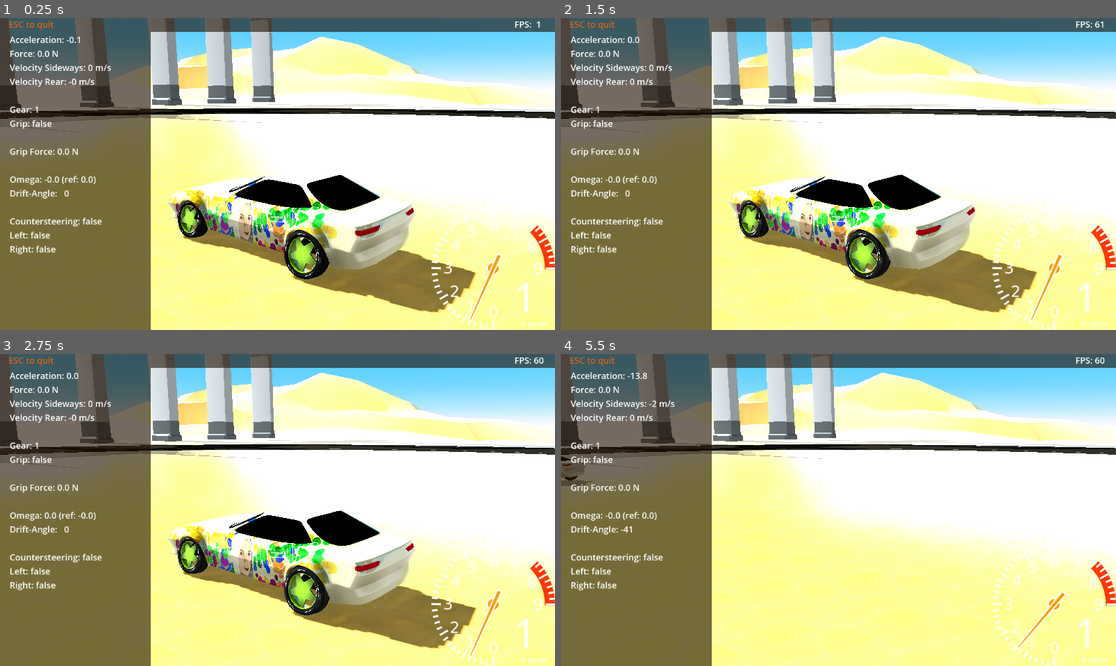
Above: before the commit, frames 1-4 (two rows, left to right).
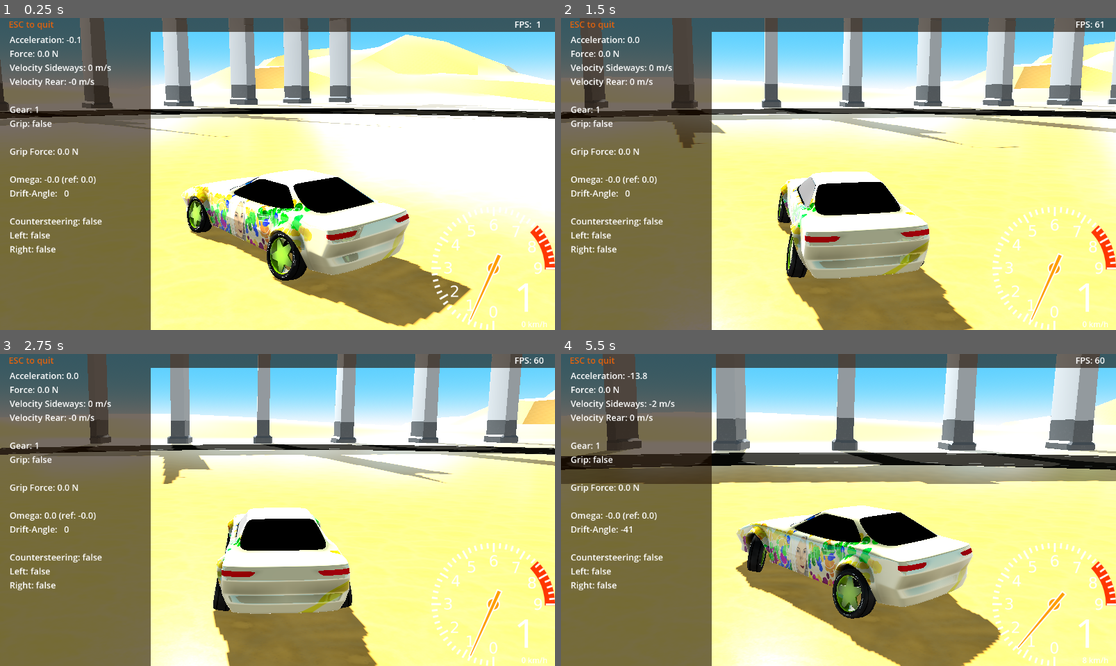
Above: after the commit, the same moments.

Repository: tomaga-dev/DriftCarG4
Game: Godot game, scene res://Scenes/Start.tscn
Two runs of this game, one before a commit and one after it. Both use one fixed random seed, a clock stepped at 60 frames per second and the inputs below.
Inputs:
- Up to frame 1 (0.25 s): no input
- Up to frame 2 (1.5 s): hold Right (controller_right) 0.53-1.28 s; hold Down (controller_brake) from 1.28 s (still down)
- Up to frame 3 (2.75 s): release Down (controller_brake) at 2.03 s; hold Right (controller_right) from 2.03 s (still down)
- Up to frame 4 (5.5 s): release Right (controller_right) at 2.78 s; hold Up (controller_accelerate) 2.78-3.53 s; hold Left (controller_left) 3.53-5.03 s; hold Down (controller_brake) from 5.03 s (still down)

The runs differ from the first frame. In frame 1, 29% of the frame differs, in the area x 0-100%, y 0-100%; in frame 2, 55%; in frame 3, 52%; in frame 4, 59%.
Error before the commit: Invalid access to property or key 'car' on a base object of type 'null instance'. (res://Scenes/Camera.gd:17)

Commit message:
New camera mode
In race mode the camera rotation follows the rotation of the vehicle,
otherwise the direction of the camera points to the direction the
vehicle is moving, which might be sideways.

Diff:
--- a/Drift Car/Scenes/Camera.gd
+++ b/Drift Car/Scenes/Camera.gd
@@ -1,26 +1,29 @@
 extends Camera3D
 
-@export var player_node: NodePath
+@export var vehicle_node: NodePath
 @export var first_person: bool = false
 @export var third_person: bool = true
+@export var race_mode: bool = true
 @export var damping: float = 1
 
-var player: Node
 var target: Node3D
 var vehicle_controller: VehicleController
 var distance_measured: Vector3
 var distance_magnitude: float
 var x_rotation: Quaternion
+var y_rotation: Quaternion
+var z_rotation: Quaternion
 
 func _ready():
-	player = get_node(player_node)
-	vehicle_controller = player.car
+	vehicle_controller = get_node(vehicle_node)
 	target = vehicle_controller.get_node("CameraTarget")
 	vehicle_controller.visible = !first_person
 	distance_measured = target.global_transform.origin - global_transform.origin
 	distance_magnitude = distance_measured.length()
 	var euler: Vector3 = Quaternion(transform.basis).get_euler()
 	x_rotation = Quaternion(Vector3.RIGHT, euler.x)
+	y_rotation = Quaternion(Vector3.UP, euler.y)
+	z_rotation = Quaternion(Vector3.FORWARD, 0)
 
 func _physics_process(delta: float):
 	if first_person:
@@ -31,21 +34,37 @@
 		follow()
 
 func first_person_view():
-	var cameraRotation = Quaternion(target.global_transform.basis)
-	transform.basis = Basis(cameraRotation)
+	var camera_global_rotation = Quaternion(target.global_transform.basis)
+	transform.basis = Basis(camera_global_rotation)
 	transform.origin = target.global_transform.origin
 
 func follow():
-	var cameraRotation = Quaternion(transform.basis)
-	transform.origin = target.global_transform.origin - cameraRotation * Vector3.FORWARD * distance_magnitude
+	var camera_rotation = Quaternion(transform.basis)
+	transform.origin = target.global_transform.origin - camera_rotation * Vector3.FORWARD * distance_magnitude
 
 func smooth_follow(delta: float):
-	var target_rotation = Quaternion(target.global_transform.basis)
-	var euler: Vector3 = target_rotation.get_euler()
+	var the_rotation: Quaternion = get_vehicle_rotation()
+	if !race_mode:
+		the_rotation = get_velocity_rotation()
+	var euler: Vector3 = the_rotation.get_euler()
+	euler.x = 0
 	euler.z = 0
-	target_rotation = Quaternion.from_euler(euler)
-	var wanted_rotation = target_rotation * x_rotation
+	y_rotation = Quaternion.from_euler(euler)
+	var wanted_rotation = z_rotation * y_rotation * x_rotation
 	var current_rotation = Basis(transform.basis.orthonormalized())
 	var camera_rotation = current_rotation.slerp(wanted_rotation, damping * delta)
 	transform.basis = Basis(camera_rotation)
+	camera_rotation = Quaternion(transform.basis)
 	transform.origin = target.global_transform.origin - camera_rotation * Vector3.FORWARD * distance_magnitude
+
+func get_velocity_rotation() -> Quaternion:
+	var velocity_direction: Vector3 = vehicle_controller.vehicle_state.velocity_direction
+	var velocity_rotation: Quaternion = Quaternion(Vector3.FORWARD, velocity_direction)
+	velocity_rotation = velocity_rotation.normalized()
+	return velocity_rotation
+
+func get_vehicle_rotation() -> Quaternion:
+	var vehicle_direction: Vector3 = vehicle_controller.vehicle_state.vehicle_direction
+	var vehicle_rotation: Quaternion = Quaternion(Vector3.FORWARD, vehicle_direction)
+	vehicle_rotation = vehicle_rotation.normalized()
+	return vehicle_rotation
